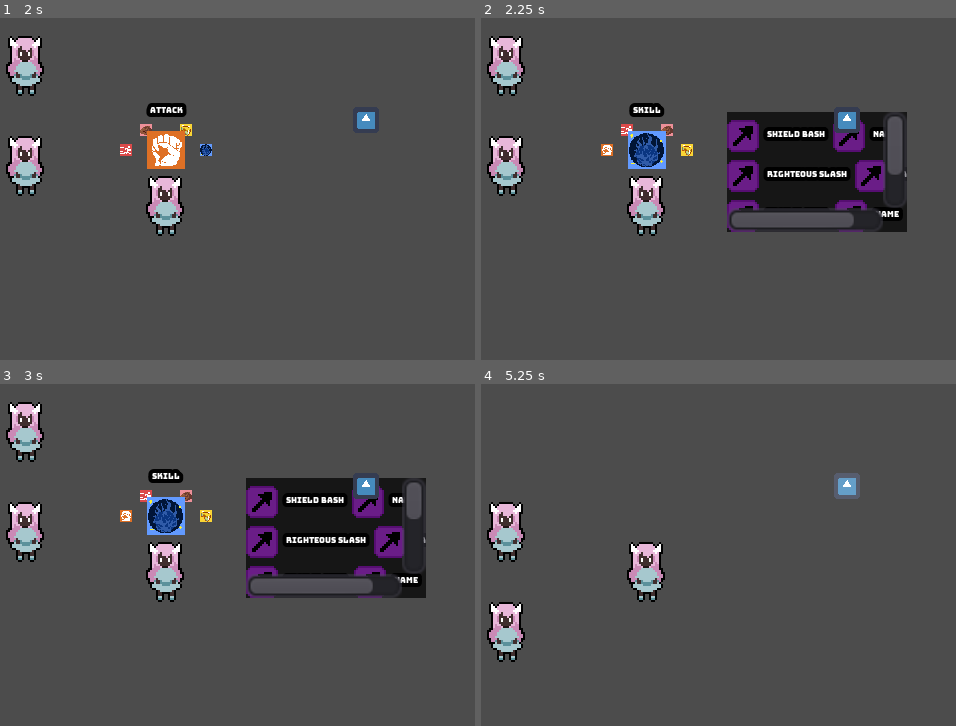
Above: before the commit, frames 1-4 (two rows, left to right).
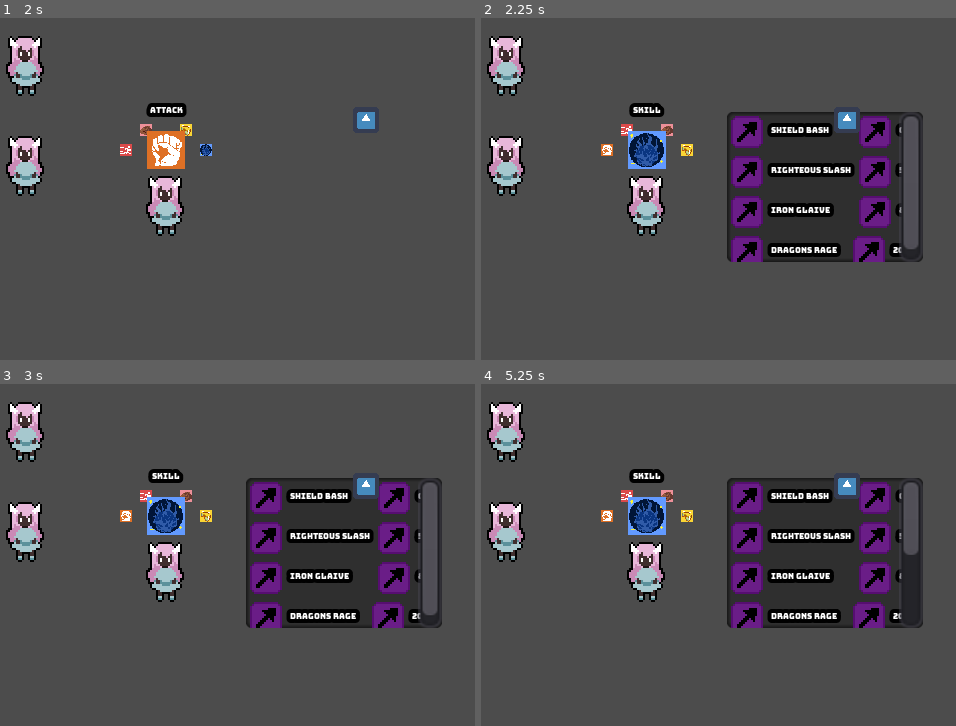
Above: after the commit, the same moments.

Repository: jalvarez2016/Dream-Away
Game: Godot game, scene res://World.tscn
Same seed, same stepped clock (60 frames per second), same inputs: the game is played once before the commit and once after it. The engine's default icon, where the game draws it, is replaced by a stand-in: a white triangle on a blue panel in a dark square.
Inputs:
- Up to frame 1 (2 s): hold Right (ui_right) 0.53-1.28 s; tap Z (ui_action) at 0.6, 1.35 s; hold Escape (ui_back) from 1.28 s (still down)
- Up to frame 2 (2.25 s): tap Enter at 2 s; release Escape (ui_back) at 2.03 s; hold Right (ui_right) from 2.03 s (still down); tap Z (ui_action) at 2.1 s
- Up to frame 3 (3 s): tap Space at 2.75 s; release Right (ui_right) at 2.78 s; hold Up (ui_up) from 2.78 s (still down); tap Z (ui_action) at 2.85 s
- Up to frame 4 (5.25 s): tap Enter at 3.5 s; release Up (ui_up) at 3.53 s; hold Left (ui_left) 3.53-5.03 s; tap Z (ui_action) at 3.6, 4.35, 5.1 s; tap Space at 5 s; hold Escape (ui_back) from 5.03 s (still down)

Frame 1 is identical in both runs. In frame 2, 13% of the frame differs, in the area x 51-94%, y 27-72%; in frame 3, 13%; in frame 4, 21%, in the area x 1-94%, y 5-82%.

Commit message:
Progress: Add Mp cost to skill

Diff:
--- a/Utils/ActionSelctor/ActionSelector.gd
+++ b/Utils/ActionSelctor/ActionSelector.gd
@@ -1,10 +1,11 @@
 extends Node2D
 
 onready var actionLabel = $ActionLabel
-onready var infoContainer = $ScrollContainer/Info
+onready var infoContainer = $ScrollContainer
 var battleData
 enum {
 	ACTION_SELECT,
+	SKILL_SELECT,
 	ENEMY_SELECT
 }
 var state = ACTION_SELECT
@@ -13,7 +14,8 @@
 var enemies = []
 var current_enemy
 var enemyAnimationPlayer
-
+var skillLabels = []
+var currentSkill
 var relevantStat
 
 func _ready():
@@ -55,6 +57,17 @@
 			elif Input.is_action_just_pressed("ui_back"):
 				# go back to the selection and closing any opened panels
 				pass
+		SKILL_SELECT:
+			print(currentSkill)
+			if Input.is_action_just_pressed("ui_back"):
+				state = ACTION_SELECT
+			elif Input.is_action_just_pressed("ui_down"):
+				_cycle_skills_down()
+			elif Input.is_action_just_pressed("ui_up"):
+				_cycle_skills_up()
+			elif Input.is_action_just_pressed("ui_action"):
+#				state = ENEMY_SELECT
+				print(currentSkill)
 		ENEMY_SELECT:
 			if Input.is_action_just_pressed("ui_right"):
 				_next_enemy()
@@ -136,6 +149,12 @@
 	actions.push_front(current_action)
 	current_action = actions.pop_back()
 	_update_action_label(current_action.get_name())
+
+func _cycle_skills_down():
+	pass
+
+func _cycle_skills_up():
+	pass
 
 func _update_action_label(updated_text):
 	actionLabel.text = updated_text;
@@ -162,13 +181,13 @@
 		var move = load("res://Utils/ActionSelctor/MoveSelect.tscn").instance()
 		var moveName = move.get_node("AttackTitle").get_node("Name")
 		moveName.text = skills[count].name
-		infoContainer.add_child(move)
-		print(moveName)
-
-
-#	populate the info panel with the different skills
-#	enemyAnimationPlayer.play("Selecting")
+		var mpAmount = move.get_node("MpTitle").get_node("Mp")
+		mpAmount.text = str(skills[count].mana)
+		infoContainer.get_node("Info").add_child(move)
+		skillLabels.push_back(move)
 		count += 1
+	currentSkill = skillLabels[0]
+	state = SKILL_SELECT
 	pass
 
 # Enemy Cycling Logic
--- a/Utils/ActionSelctor/Action_Selector.tscn
+++ b/Utils/ActionSelctor/Action_Selector.tscn
@@ -1,11 +1,11 @@
-[gd_scene load_steps=15 format=2]
+[gd_scene load_steps=14 format=2]
 
 [ext_resource path="res://Utils/ActionSelctor/ActionSelector.gd" type="Script" id=1]
-[ext_resource path="res://Utils/ActionSelctor/Skill.png" type="Texture" id=2]
-[ext_resource path="res://Utils/ActionSelctor/Attack.png" type="Texture" id=3]
-[ext_resource path="res://Utils/ActionSelctor/Run.png" type="Texture" id=4]
-[ext_resource path="res://Utils/ActionSelctor/Item.png" type="Texture" id=5]
-[ext_resource path="res://Utils/ActionSelctor/Style.png" type="Texture" id=6]
+[ext_resource path="res://Utils/ActionSelctor/Action Selector Icons/Skill.png" type="Texture" id=2]
+[ext_resource path="res://Utils/ActionSelctor/Action Selector Icons/Attack.png" type="Texture" id=3]
+[ext_resource path="res://Utils/ActionSelctor/Action Selector Icons/Run.png" type="Texture" id=4]
+[ext_resource path="res://Utils/ActionSelctor/Action Selector Icons/Item.png" type="Texture" id=5]
+[ext_resource path="res://Utils/ActionSelctor/Action Selector Icons/Style.png" type="Texture" id=6]
 [ext_resource path="res://Fonts/Bungee.tres" type="DynamicFont" id=7]
 
 [sub_resource type="CircleShape2D" id=1]
@@ -22,13 +22,18 @@
 [sub_resource type="CircleShape2D" id=5]
 radius = 7.07107
 
-[sub_resource type="Theme" id=6]
-
-[sub_resource type="StyleBoxFlat" id=7]
-bg_color = Color( 0.0898438, 0.0898438, 0.0898438, 1 )
-expand_margin_right = 100.0
-expand_margin_top = 46.0
-expand_margin_bottom = 2048.0
+[sub_resource type="StyleBoxFlat" id=8]
+bg_color = Color( 0.188235, 0.188235, 0.188235, 1 )
+border_width_left = 2
+border_width_top = 2
+border_width_right = 2
+border_width_bottom = 2
+border_color = Color( 0.0901961, 0.0901961, 0.0901961, 1 )
+border_blend = true
+corner_radius_top_left = 3
+corner_radius_top_right = 3
+corner_radius_bottom_right = 3
+corner_radius_bottom_left = 3
 
 [node name="Action Selector" type="Node2D"]
 position = Vector2( 0, -35 )
@@ -104,20 +109,18 @@
 shape = SubResource( 5 )
 
 [node name="ScrollContainer" type="ScrollContainer" parent="."]
+visible = false
 margin_left = 40.0
 margin_top = -9.0
-margin_right = 130.0
-margin_bottom = 51.0
+margin_right = 138.0
+margin_bottom = 66.0
+custom_styles/bg = SubResource( 8 )
+follow_focus = true
 
 [node name="Info" type="VBoxContainer" parent="ScrollContainer"]
-visible = false
-margin_right = 90.0
-margin_bottom = 60.0
+margin_left = 2.0
+margin_top = 2.0
+margin_right = 96.0
+margin_bottom = 73.0
 size_flags_horizontal = 3
 size_flags_vertical = 3
-
-[node name="Panel" type="PanelContainer" parent="ScrollContainer/Info"]
-show_behind_parent = true
-margin_right = 90.0
-theme = SubResource( 6 )
-custom_styles/panel = SubResource( 7 )
--- a/Utils/ActionSelctor/MoveSelect.tscn
+++ b/Utils/ActionSelctor/MoveSelect.tscn
@@ -6,13 +6,13 @@
 [node name="Move" type="HBoxContainer"]
 margin_left = 8.0
 margin_top = 8.0
-margin_bottom = 8.0
-size_flags_horizontal = 2
-size_flags_vertical = 2
-size_flags_stretch_ratio = 1.5
+margin_right = 71.0
+margin_bottom = 24.0
+size_flags_horizontal = 3
+size_flags_vertical = 3
 
 [node name="AttackTitle" type="HBoxContainer" parent="."]
-margin_right = 32.0
+margin_right = 34.0
 margin_bottom = 16.0
 size_flags_horizontal = 3
 size_flags_vertical = 3
@@ -20,6 +20,7 @@
 [node name="Icon" type="TextureRect" parent="AttackTitle"]
 margin_right = 16.0
 margin_bottom = 16.0
+rect_pivot_offset = Vector2( -9, 48 )
 size_flags_horizontal = 4
 size_flags_vertical = 4
 size_flags_stretch_ratio = 0.33
@@ -36,10 +37,10 @@
 valign = 1
 
 [node name="MpTitle" type="HBoxContainer" parent="."]
-margin_left = 36.0
-margin_right = 68.0
+margin_left = 38.0
+margin_right = 63.0
 margin_bottom = 16.0
-size_flags_horizontal = 8
+size_flags_horizontal = 0
 size_flags_vertical = 8
 
 [node name="MP Icon" type="TextureRect" parent="MpTitle"]
@@ -54,8 +55,8 @@
 [node name="Mp" type="Label" parent="MpTitle"]
 margin_left = 20.0
 margin_top = 5.0
-margin_right = 32.0
+margin_right = 25.0
 margin_bottom = 10.0
 custom_fonts/font = ExtResource( 2 )
-text = "Name"
+text = "10"
 valign = 1
Renamed: Utils/ActionSelctor/Attack.png -> Utils/ActionSelctor/Action Selector Icons/Attack.png
Not shown, changed: Utils/ActionSelctor/Action Selector Icons/Attack.png.import
Renamed: Utils/ActionSelctor/Item.png -> Utils/ActionSelctor/Action Selector Icons/Item.png
Not shown, changed: Utils/ActionSelctor/Action Selector Icons/Item.png.import
Renamed: Utils/ActionSelctor/Run.png -> Utils/ActionSelctor/Action Selector Icons/Run.png
Not shown, changed: Utils/ActionSelctor/Action Selector Icons/Run.png.import
Renamed: Utils/ActionSelctor/Skill.png -> Utils/ActionSelctor/Action Selector Icons/Skill.png
Not shown, changed: Utils/ActionSelctor/Action Selector Icons/Skill.png.import
Renamed: Utils/ActionSelctor/Style.png -> Utils/ActionSelctor/Action Selector Icons/Style.png
Not shown, changed: Utils/ActionSelctor/Action Selector Icons/Style.png.import
